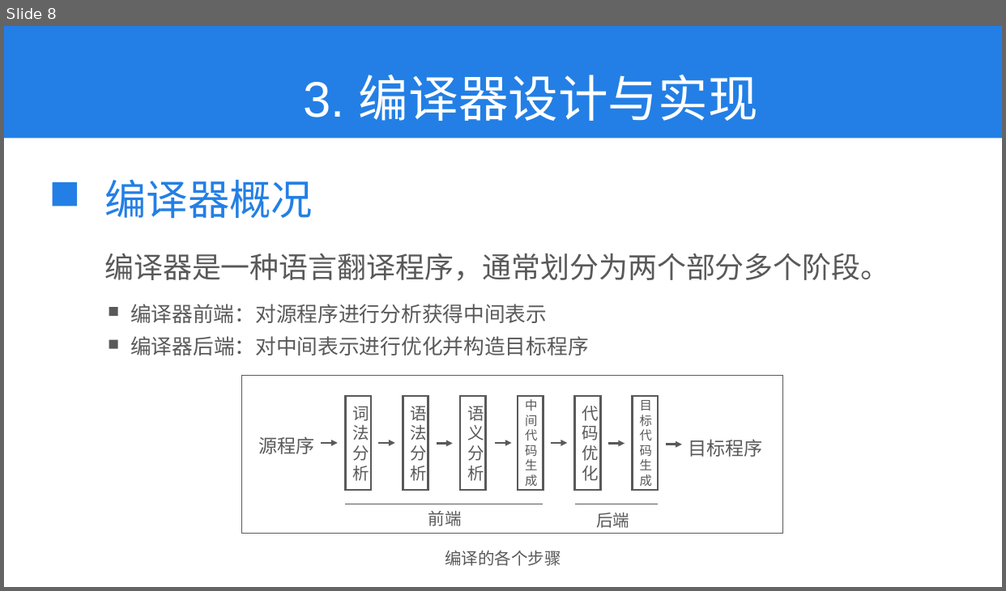
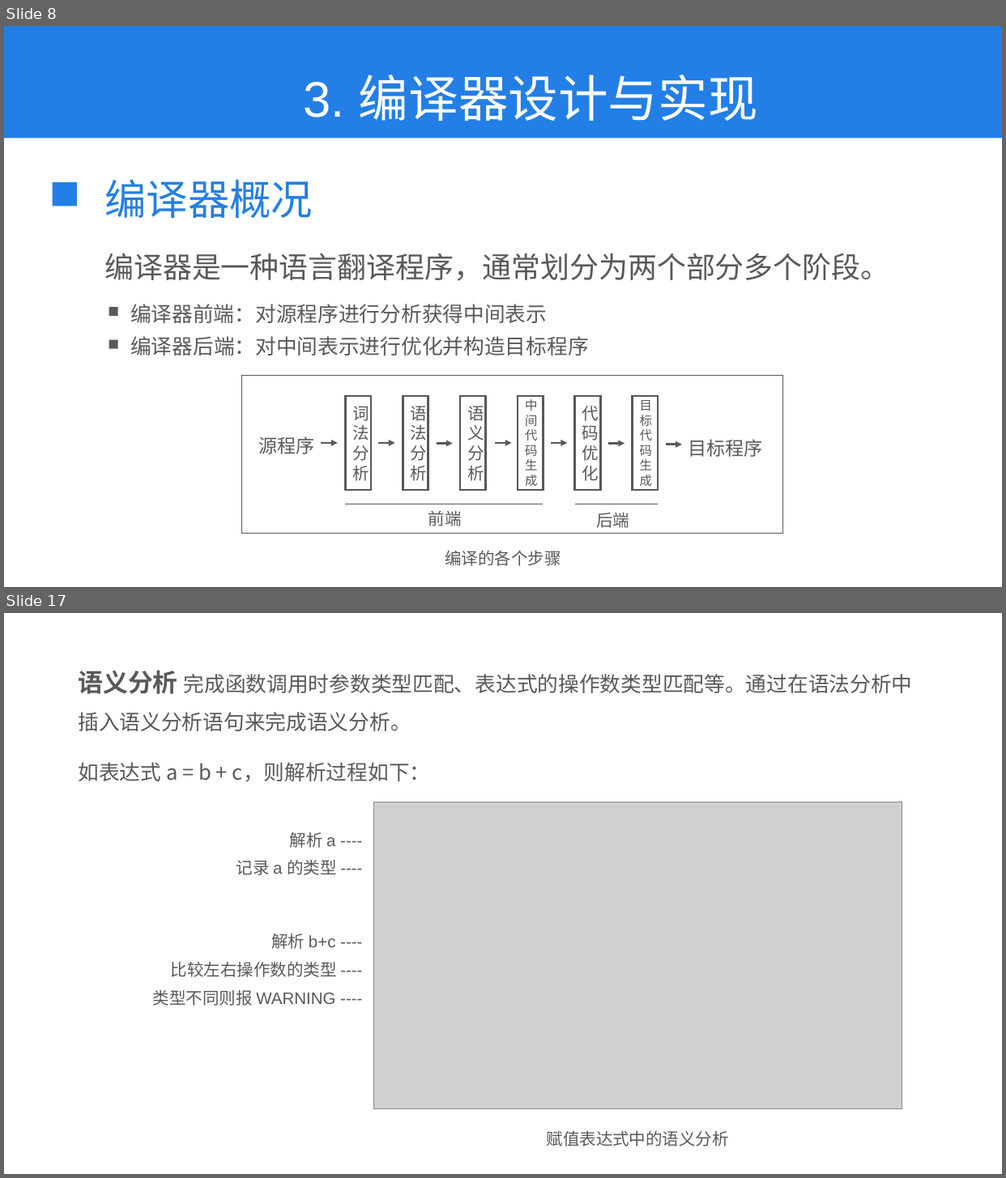
Before and after one commit to kkli28/cc, a slide deck: 论文相关/答辩ppt.pptx. Shown one above the other, each under a label of ours: slide 8 before the commit, slides 8 and 17 after it; the slides between them are not shown. The pictures are 1006x591 and 1006x1178 pixels, drawn with LibreOffice and Linux fonts; fonts in the diff are those of the drawing; grey boxes stand for pictures. Boxes give left, top, right and bottom in pixels: in the first picture for what was removed or moved away, otherwise in the second. Text is boxed around its words. In the diff, an @@ line names an element or a change of style, - is before the commit and + after.

```diff
--- a/论文相关/答辩ppt.pptx
+++ b/论文相关/答辩ppt.pptx
@@ slide 17 added at (x1=4, y1=613, x2=1002, y2=1174), background #FFFFFF @@
@@ text added at (x1=78, y1=671, x2=913, y2=731), 20 pt, text #595959 @@
+语义分析 完成函数调用时参数类型匹配、表达式的操作数类型匹配等。通过在语法分析中插入语义分析语句来完成语义分析。
@@ text added at (x1=78, y1=762, x2=430, y2=782), 20 pt, text #595959 @@
+如表达式 a = b + c，则解析过程如下：
@@ picture added at (x1=374, y1=803, x2=902, y2=1110) @@
@@ text added at (x1=290, y1=833, x2=335, y2=848), 16 pt, text #595959 @@
+解析 a ----
@@ text added at (x1=236, y1=860, x2=336, y2=875), 16 pt, text #595959 @@
+记录 a 的类型 ----
@@ text added at (x1=271, y1=934, x2=336, y2=949), 16 pt, text #595959 @@
+解析 b+c ----
@@ text added at (x1=171, y1=962, x2=337, y2=977), 16 pt, text #595959 @@
+比较左右操作数的类型 ----
@@ text added at (x1=153, y1=990, x2=335, y2=1006), 16 pt, text #595959 @@
+类型不同则报 WARNING ----
@@ text added at (x1=547, y1=1131, x2=729, y2=1147), 16 pt, text #595959 @@
+赋值表达式中的语义分析
```
Also in this commit, not shown: 6 slides changed, 4 other slides added, 1 other file.
